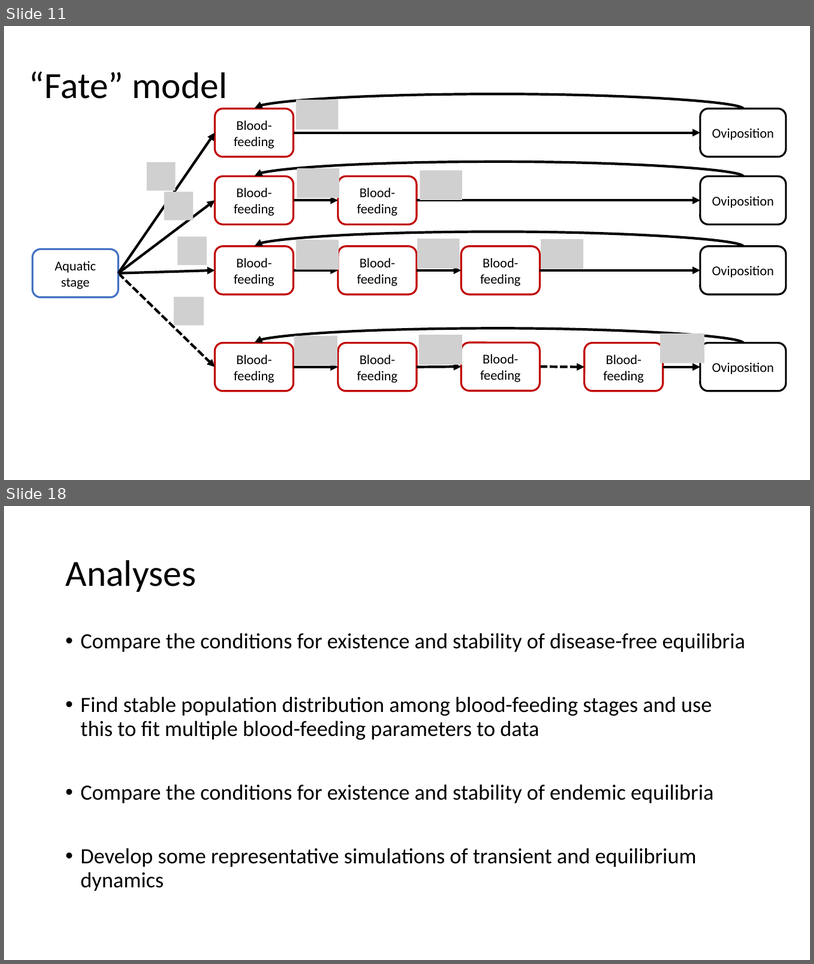
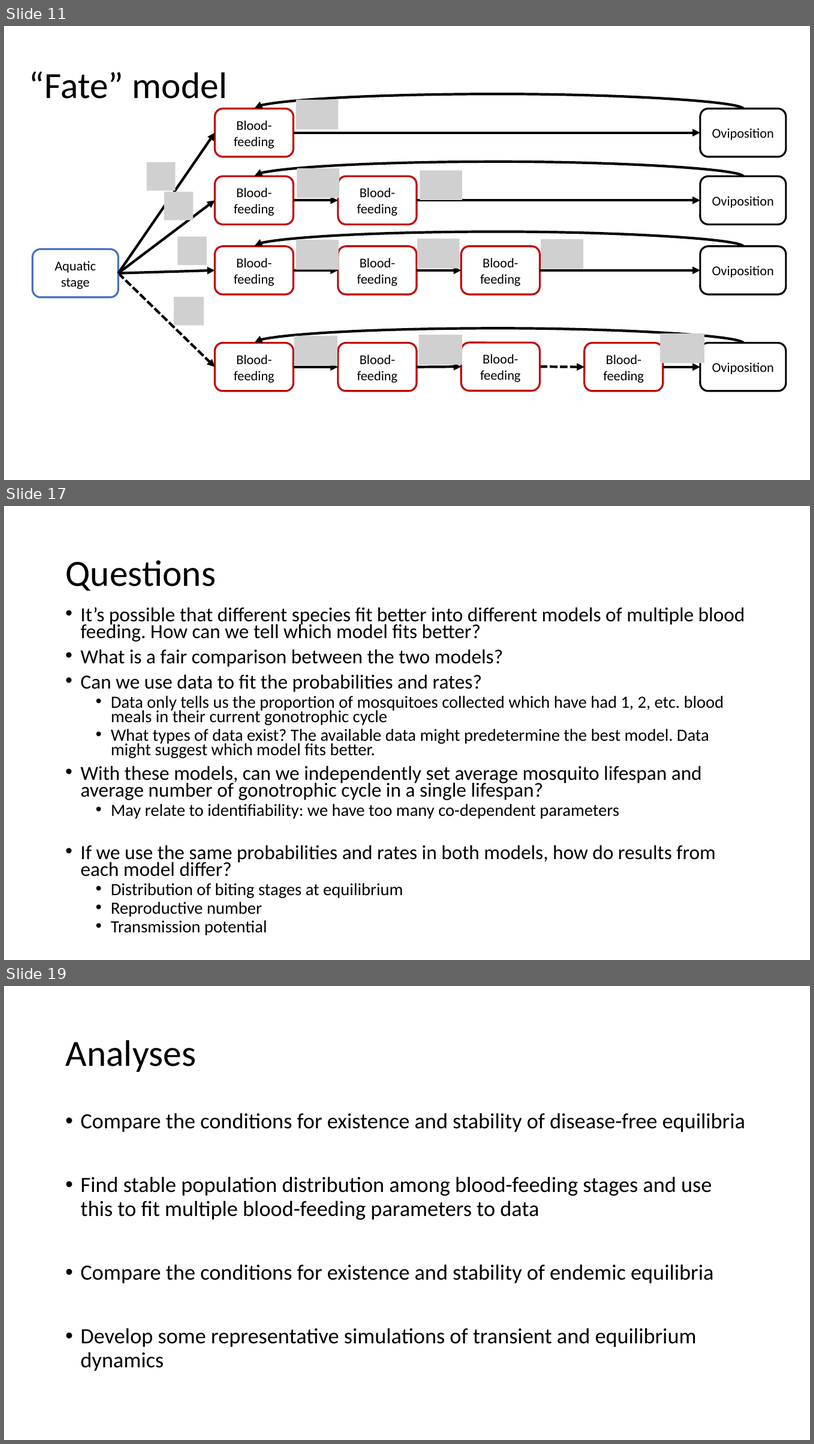
Before and after one commit to kydahl/MBF_models, a slide deck: presentations/Multiple blood feeding case studies.pptx. Shown one above the other, each under a label of ours: slides 11 and 18 before the commit, slides 11, 17 and 19 after it; the slides between them are not shown. The pictures are 814x964 and 814x1444 pixels, drawn with LibreOffice and Linux fonts; fonts in the diff are those of the drawing; grey boxes stand for pictures. Boxes give left, top, right and bottom in pixels: in the first picture for what was removed or moved away, otherwise in the second. Text is boxed around its words. In the diff, an @@ line names an element or a change of style, - is before the commit and + after.

```diff
--- a/presentations/Multiple blood feeding case studies.pptx
+++ b/presentations/Multiple blood feeding case studies.pptx
@@ slide 17 added at box(4, 506, 810, 960), background #FFFFFF @@
@@ title added at box(65, 560, 216, 591), 44 pt, text #000000 @@
+Questions
@@ text added at box(81, 607, 746, 935), 23.8 pt, text #000000 @@
+• It’s possible that different species fit better into different models of multiple blood feeding. How can we tell which model fits better?
+• What is a fair comparison between the two models?
+• Can we use data to fit the probabilities and rates?
+  • Data only tells us the proportion of mosquitoes collected which have had 1, 2, etc. blood meals in their current gonotrophic cycle
+  • What types of data exist? The available data might predetermine the best model. Data might suggest which model fits better.
+• With these models, can we independently set average mosquito lifespan and average number of gonotrophic cycle in a single lifespan?
+  • May relate to identifiability: we have too many co-dependent parameters
+• If we use the same probabilities and rates in both models, how do results from each model differ?
+  • Distribution of biting stages at equilibrium
+  • Reproductive number
+  • Transmission potential
@@ what was slide 18 is now slide 19 @@
```
Also in this commit, not shown: 6 slides changed, 2 other slides added, 1 slide removed, 2 other files.
